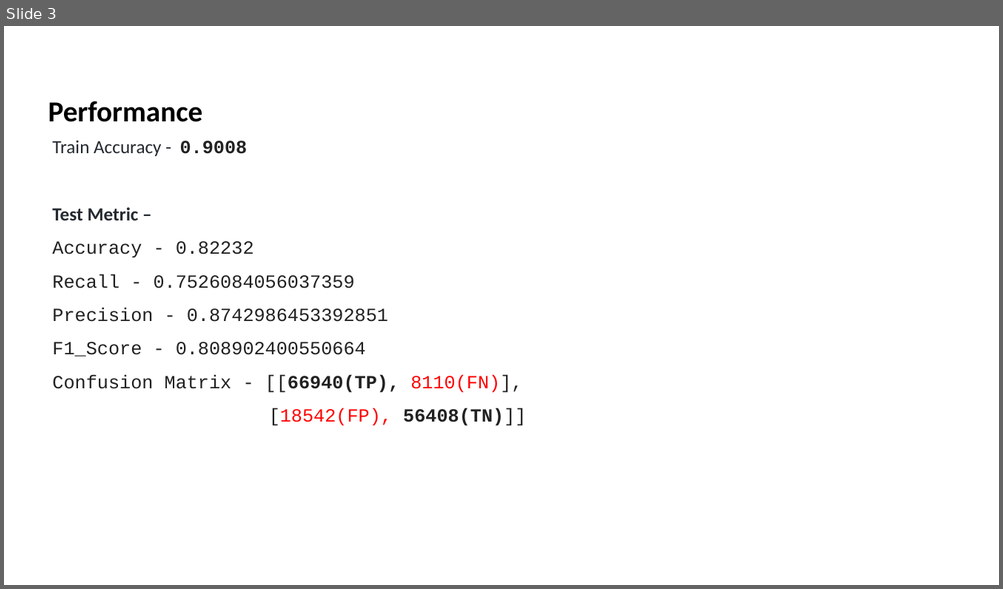
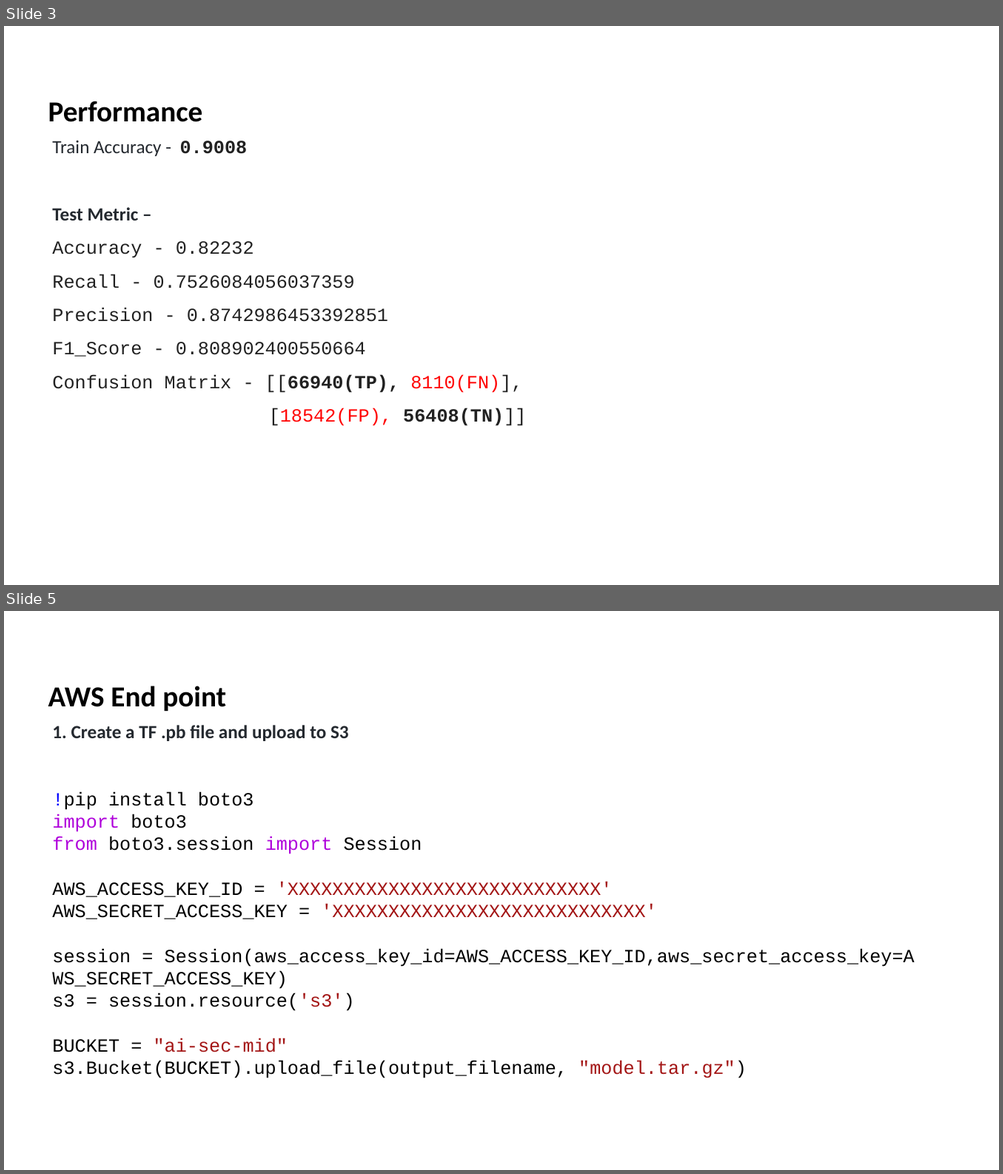
Before and after one commit to abhi5movva/Cyber_AI_Mid_Term, a slide deck: Cyber_sec.pptx. Shown one above the other, each under a label of ours: slide 3 before the commit, slides 3 and 5 after it; the slides between them are not shown. The pictures are 1003x589 and 1003x1174 pixels, drawn with LibreOffice and Linux fonts; fonts in the diff are those of the drawing. Boxes give left, top, right and bottom in pixels: in the first picture for what was removed or moved away, otherwise in the second. Text is boxed around its words. In the diff, an @@ line names an element or a change of style, - is before the commit and + after.

```diff
--- a/Cyber_sec.pptx
+++ b/Cyber_sec.pptx
@@ slide 5 added at box(4, 611, 999, 1170), background #FFFFFF @@
@@ text added at box(48, 686, 226, 711), 28 pt, text #000000, bold @@
+AWS End point
@@ text added at box(52, 725, 914, 1079), 18 pt, text #000000 @@
+1. Create a TF .pb file and upload to S3
+!pip install boto3
+import boto3
+from boto3.session import Session
+AWS_ACCESS_KEY_ID = 'XXXXXXXXXXXXXXXXXXXXXXXXXXXX'
+AWS_SECRET_ACCESS_KEY = 'XXXXXXXXXXXXXXXXXXXXXXXXXXXX'
+session = Session(aws_access_key_id=AWS_ACCESS_KEY_ID,aws_secret_access_key=AWS_SECRET_ACCESS_KEY)
+s3 = session.resource('s3')
+BUCKET = "ai-sec-mid"
+s3.Bucket(BUCKET).upload_file(output_filename, "model.tar.gz")
```
Also in this commit, not shown: 1 slide changed, 3 other slides added.
